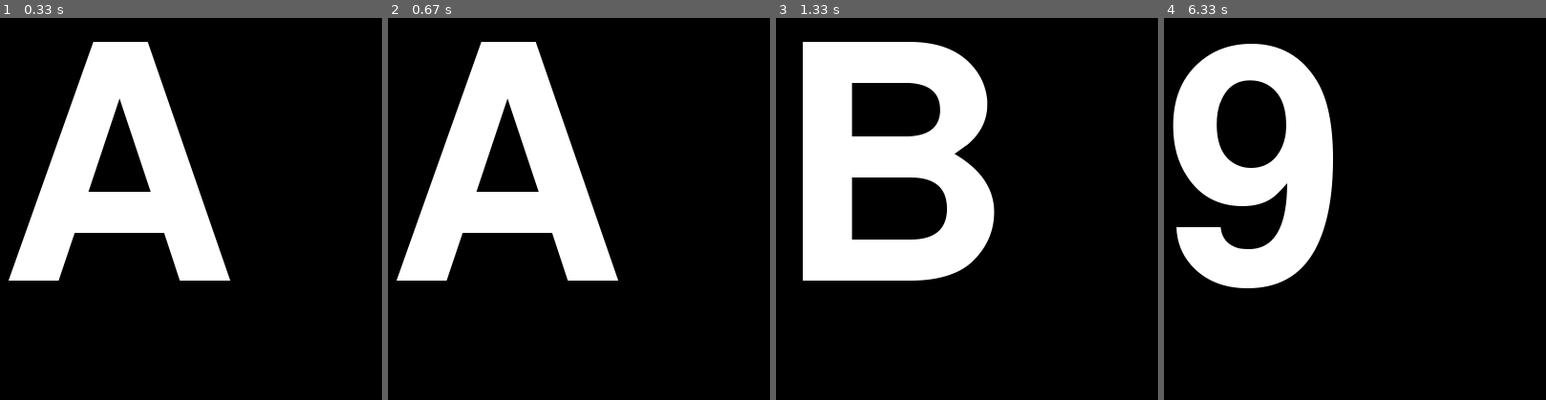
Above: before the commit, frames 1-4 (left to right).
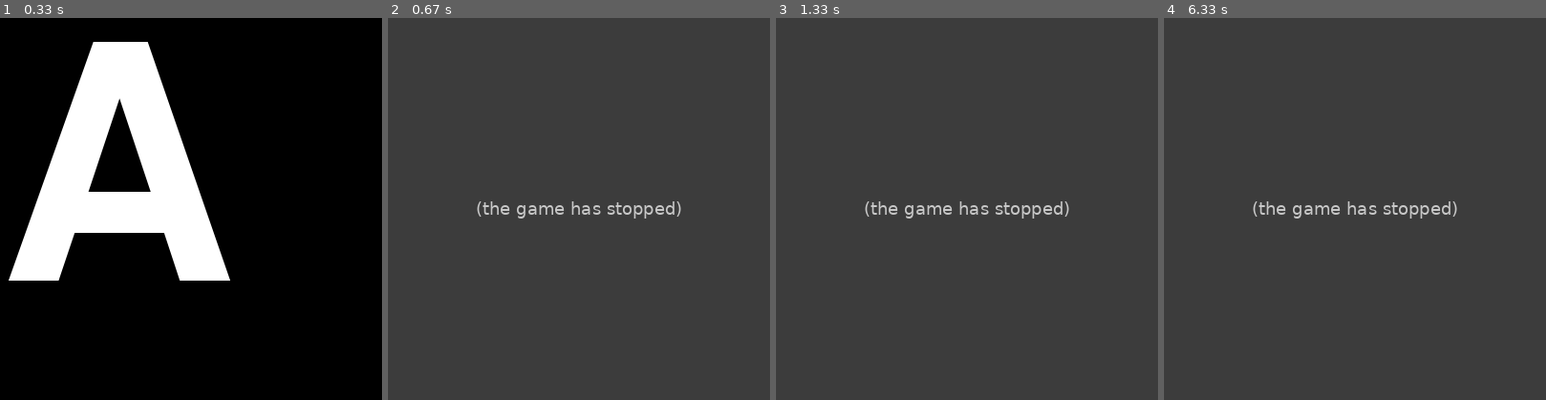
Above: after the commit, the same moments.

Repository: danielbrierley/senseclock
Game: pygame game, started from input.py
Two runs of this game, one before a commit and one after it. Both use one fixed random seed, a clock stepped at 60 frames per second and the inputs below.
Inputs:
- Up to frame 1 (0.33 s): no input
- Up to frame 2 (0.67 s): hold A from 0.33 s (still down)
- Up to frame 3 (1.33 s): release A at 0.87 s; hold S from 0.9 s (still down)
- Up to frame 4 (6.33 s): release S at 1.37 s; hold W 1.98-2.53 s; hold D 2.57-3.3 s; hold S 3.33-4.2 s; hold A 4.23-5.18 s; hold W from 6.27 s (still down)

Frame 1 is identical in both runs. In frame 2, 100% of the frame differs, in the area x 0-100%, y 0-100%; in frame 3, 100%; in frame 4, 100%.
After the commit the program exited at 0.33 s; later frames show no game.

Commit message:
minor fixes

Diff:
--- a/input.py
+++ b/input.py
@@ -9,6 +9,7 @@
     sense.show_letter(letters[selected],col)
 
     run = True
+    back = False
     while run:
         for event in sense.stick.get_events():
             #print("The joystick was {} {}".format(event.action, event.direction))
@@ -27,6 +28,8 @@
                     if len(string) > 0:
                         selected = letters.index(string[len(string)-1])
                         string = string[:len(string)-1]
+                    else:
+                        run = False
                     sense.show_letter(letters[selected],col)
                     print(string)
                 if event.direction == 'right':
--- a/main.py
+++ b/main.py
@@ -58,7 +58,8 @@
                     sense.show_message('Set Location')
                     sense.stick.get_events()
                     loc = textInput(sense)
-                    weather.updateLocation(loc,sense)
+                    if loc:
+                        weather.updateLocation(loc,sense)
                     sense.show_message(loc)
 
 
